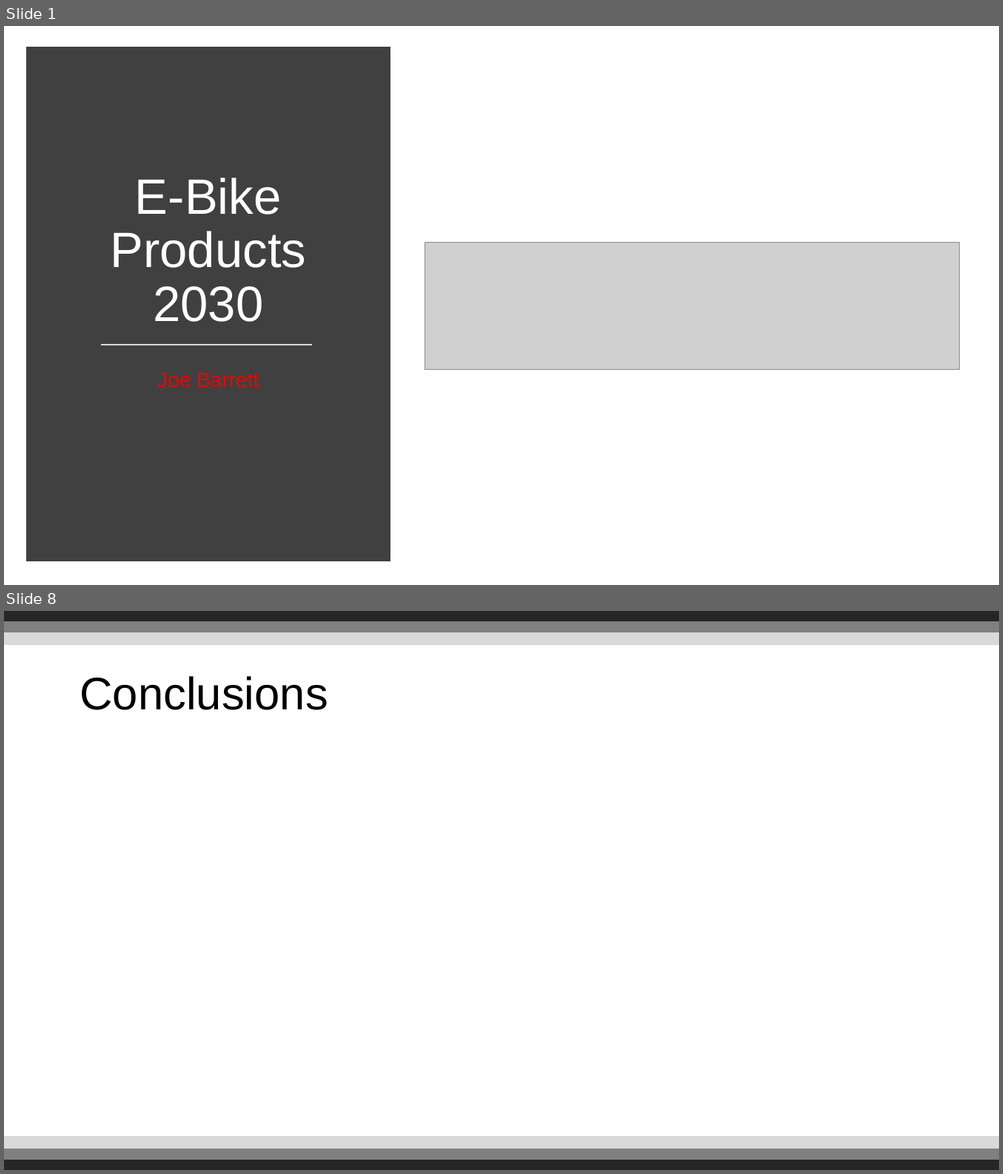
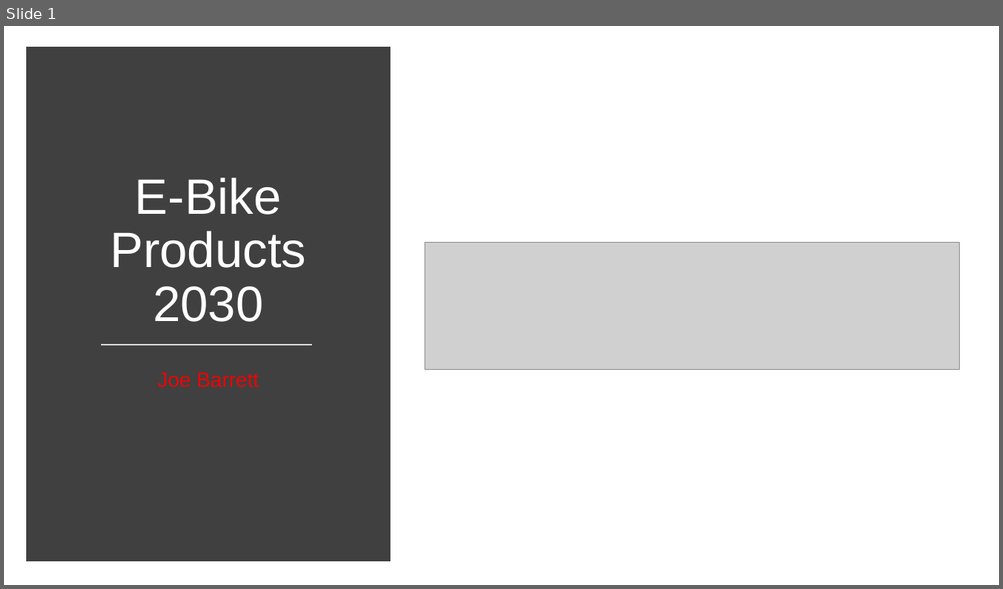
Before and after one commit to Reignable/Employment-Docs, a slide deck: companies/Bosch/presentation/Presentation.pptx. Shown one above the other, each under a label of ours: slides 1 and 8 before the commit, slide 1 after it; the slides between them are not shown. The pictures are 1003x1174 and 1003x589 pixels, drawn with LibreOffice and Linux fonts; fonts in the diff are those of the drawing; grey boxes stand for pictures; background and template pictures are left out. Boxes give left, top, right and bottom in pixels: in the first picture for what was removed or moved away, otherwise in the second. Text is boxed around its words. In the diff, an @@ line names an element or a change of style, - is before the commit and + after.

```diff
--- a/companies/Bosch/presentation/Presentation.pptx
+++ b/companies/Bosch/presentation/Presentation.pptx
@@ slide 8 removed at (x1=4, y1=611, x2=999, y2=1170), background #FFFFFF @@
@@ rectangle removed at (x1=4, y1=611, x2=999, y2=622) @@
@@ rectangle removed at (x1=4, y1=622, x2=999, y2=633) @@
@@ rectangle removed at (x1=4, y1=633, x2=999, y2=644) @@
@@ title removed at (x1=79, y1=676, x2=327, y2=710) @@
-Conclusions
@@ rectangle removed at (x1=4, y1=1137, x2=999, y2=1148) @@
@@ rectangle removed at (x1=4, y1=1159, x2=999, y2=1170) @@
@@ rectangle removed at (x1=4, y1=1148, x2=999, y2=1159) @@
```
Also in this commit, not shown: 6 slides changed, 2 slides added, 1 other file.
